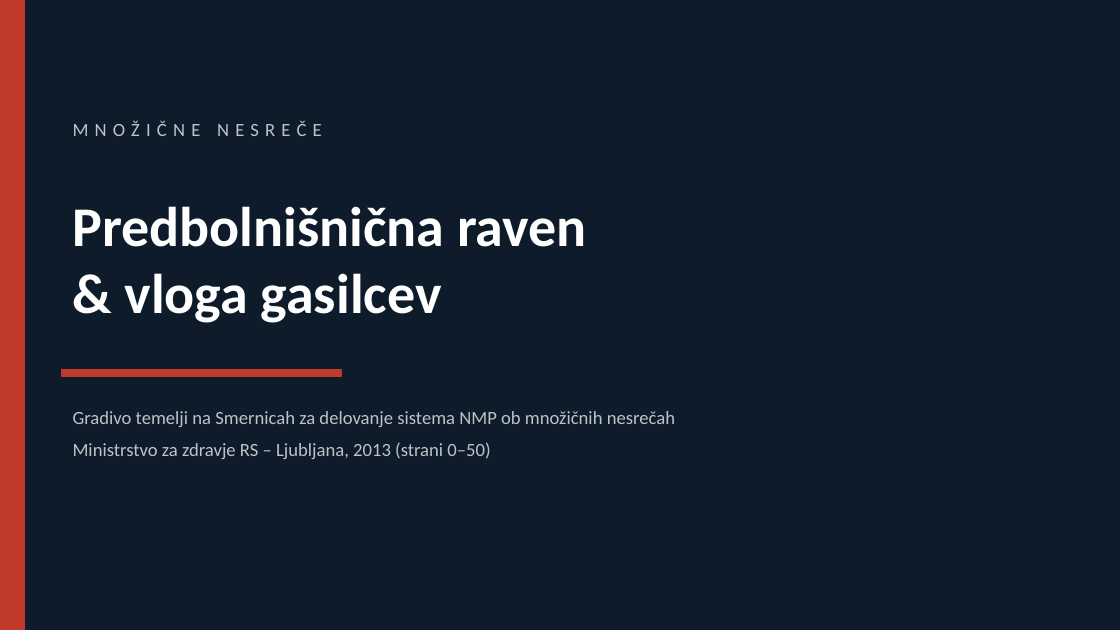
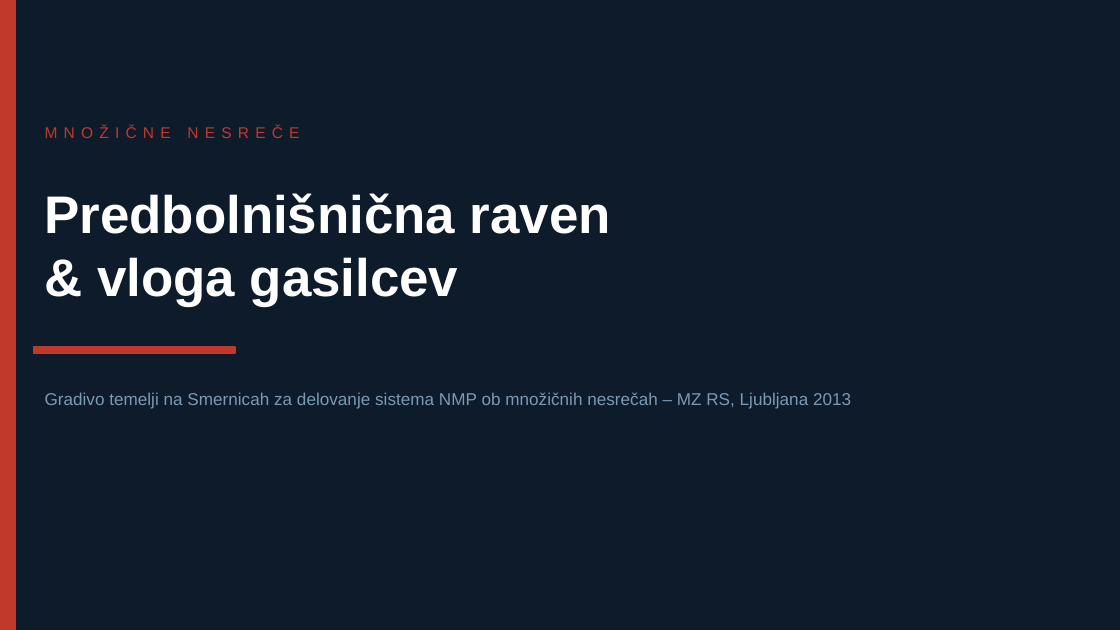
Before and after one commit to graicevic123/pnmp.github.io, a slide deck: slide 1 of Gasilci_Mnozicne_Nesrece_Predbolnisnicna_Raven.pptx. Drawn at 1120x630 pixels with LibreOffice and Linux fonts; fonts in the diff are those of the drawing. Boxes give left, top, right and bottom in pixels: in the first picture for what was removed or moved away, otherwise in the second. Text is boxed around its words. In the diff, an @@ line names an element or a change of style, - is before the commit and + after.

```diff
--- a/Gasilci_Mnozicne_Nesrece_Predbolnisnicna_Raven.pptx
+++ b/Gasilci_Mnozicne_Nesrece_Predbolnisnicna_Raven.pptx
@@ rectangle: place and size @@
-rectangle at [0, 0, 25, 629]
+rectangle at [0, 0, 16, 629]
@@ text "MNOŽIČNE NESREČE": place and size @@
-text "MNOŽIČNE NESREČE" at [73, 120, 322, 136]
+text "MNOŽIČNE NESREČE" at [45, 125, 299, 138]
@@ text "MNOŽIČNE NESREČE" at [45, 125, 299, 138]: size 12 to 10 pt, font Calibri to Arial, text colour #BDC3C7 to #C0392B @@
@@ text "Predbolnišnična raven": place and size @@
-text "Predbolnišnična raven" at [73, 206, 587, 323]
+text "Predbolnišnična raven" at [45, 193, 611, 307]
@@ text "Predbolnišnična raven" at [45, 193, 611, 307]: size 36 to 34 pt, font Calibri to Arial @@
@@ rectangle: place and size @@
-rectangle at [62, 370, 342, 376]
+rectangle at [34, 347, 235, 353]
@@ text at [45, 392, 851, 409]: text changed; size 12 to 11 pt; font Calibri to Arial; text colour #BDC3C7 to #7A9AB5 @@
-Gradivo temelji na Smernicah za delovanje sistema NMP ob množičnih nesrečah
-Ministrstvo za zdravje RS – Ljubljana, 2013 (strani 0–50)
+Gradivo temelji na Smernicah za delovanje sistema NMP ob množičnih nesrečah – MZ RS, Ljubljana 2013
```
Also in this commit, not shown: 13 other slides changed, 9 slides removed, 4 other files.
